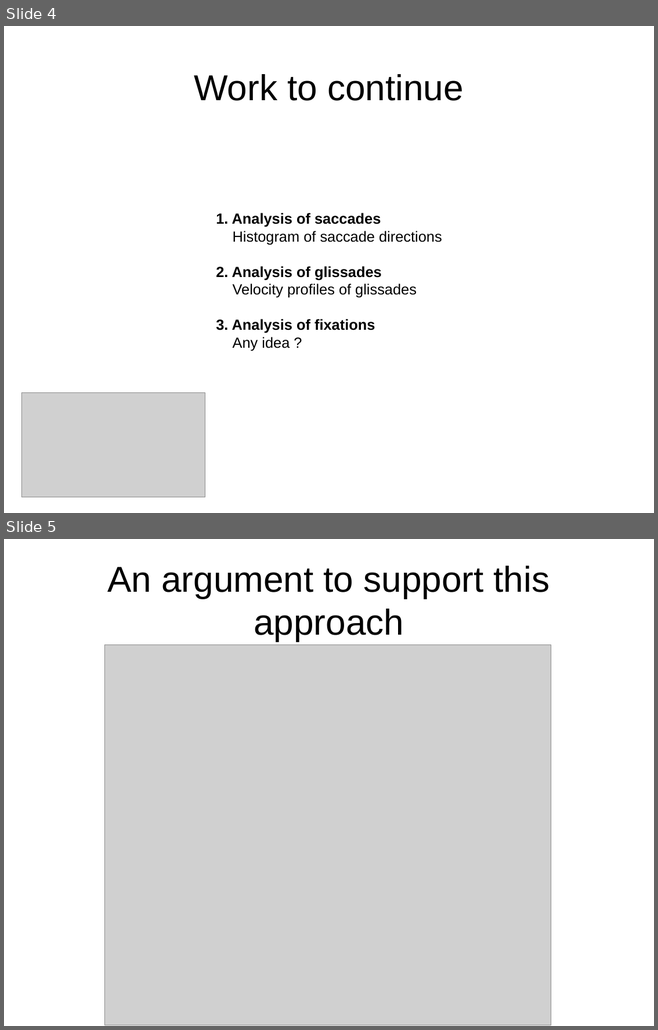
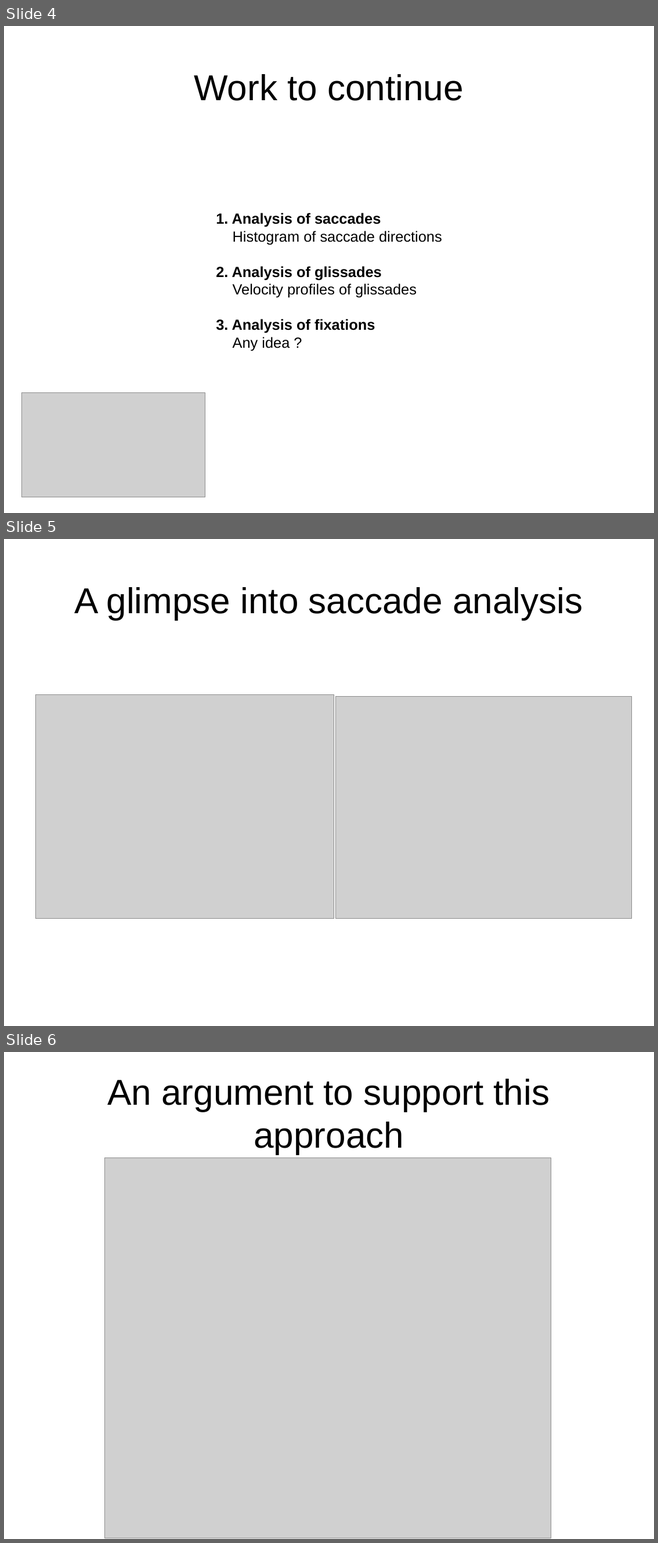
Before and after one commit to cogengiti/securet, a slide deck: prez/presentation_securet_B.odp. Shown one above the other, each under a label of ours: slides 4 and 5 before the commit, slides 4, 5 and 6 after it. The pictures are 658x1030 and 658x1543 pixels, drawn with LibreOffice and Linux fonts; fonts in the diff are those of the drawing; grey boxes stand for pictures. Boxes give left, top, right and bottom in pixels: in the first picture for what was removed or moved away, otherwise in the second. Text is boxed around its words. In the diff, an @@ line names an element or a change of style, - is before the commit and + after.

Commit message:
Improve the second part of the presentation

```diff
--- a/prez/presentation_securet_B.odp
+++ b/prez/presentation_securet_B.odp
@@ slide 5 added at [4,539,654,1026], background #FFFFFF @@
@@ title added at [74,587,582,620], 44 pt, text #000000 @@
+A glimpse into saccade analysis
@@ picture added at [35,694,334,919] @@
@@ picture added at [335,696,631,919] @@
@@ what was slide 5 is now slide 6 @@
```
Also in this commit, not shown: 4 other files.
